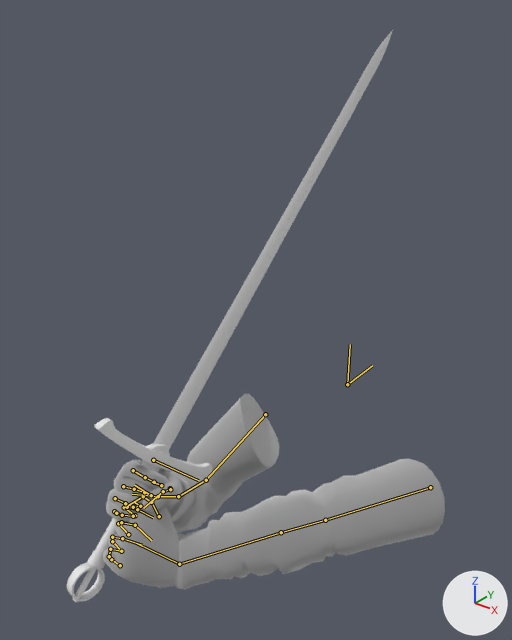
The Blender file models/longsword/longsword_vm.blend as it was, and as the next commit left it.
The view is the same before and after, from a 50 mm camera at (0.539, -0.929, 0.639) aimed at (-0.102, -0.127, 0.142). Arrows for +X, +Y and +Z are at lower right; the lights stay in place. Both versions are drawn at frame 21 of the action 'sprint_loop'; the numbers are the values there. The bones that bend it are drawn over the model as lines.

Objects in the first picture: 'Arm', 'sword'.
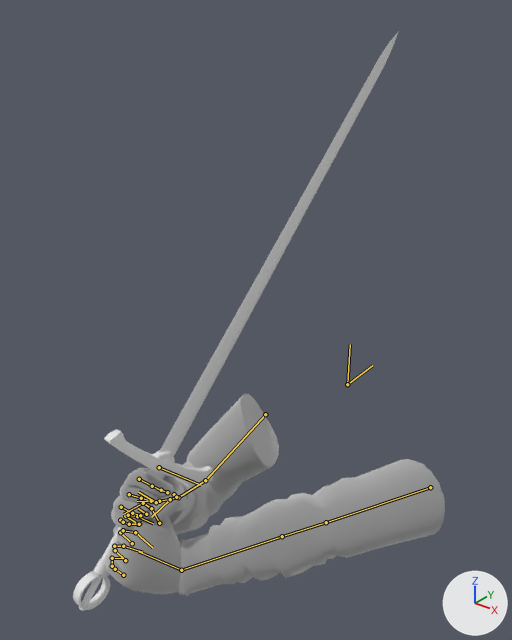
What the commit changed:
Bone 'sword_root' (bone_sword_root) moves from (-0.563, -0.203, 1.018) to (-0.515, -0.225, 1.025).
Bone 'sword_root' (bone_sword_root) turns from (-136, -17, 11) to (-134, -12, 7) degrees about its own x, y and z.

Location of each change, [x1, y1, x2, y2] in pixels of the pictures (512 x 640 px):
'Arm', posed
    before: [103, 394, 445, 590]
    after: [106, 394, 445, 596]
'sword', posed
    before: [67, 30, 393, 602]
    after: [73, 31, 399, 611]
bone 'sword_root', root to tip
    before: (153, 460) to (198, 480)
    after: (159, 467) to (201, 485)
